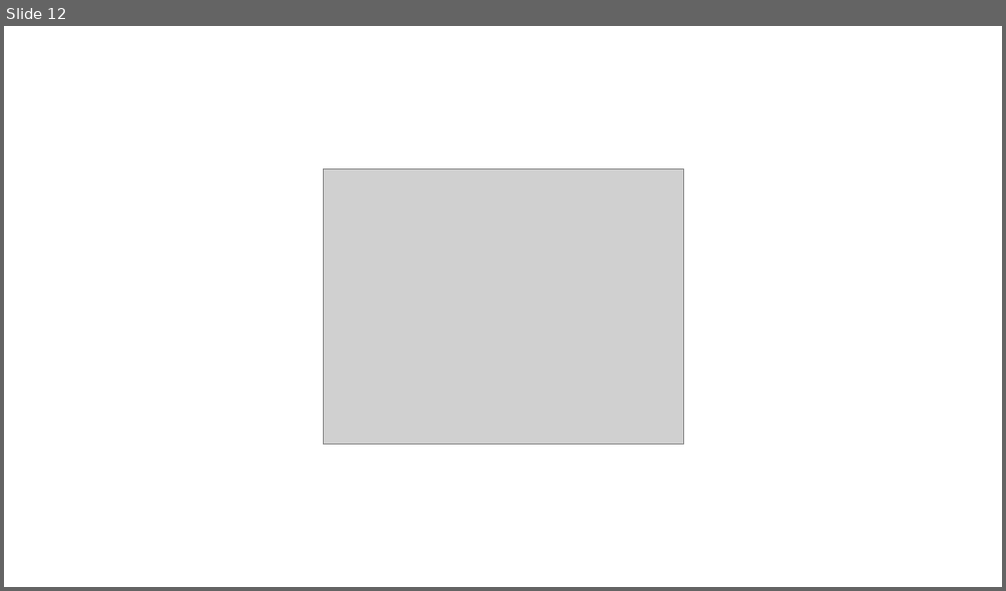
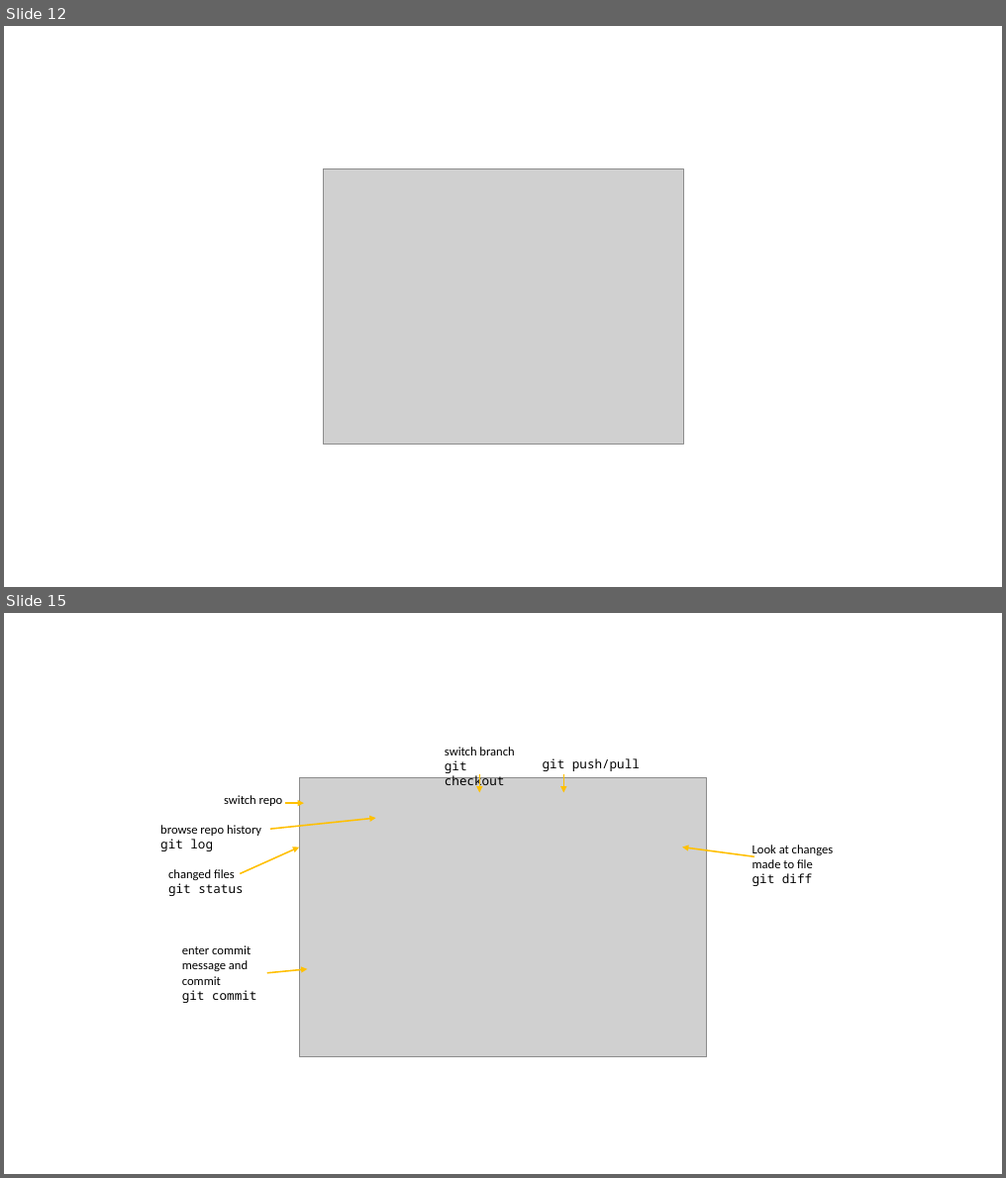
Before and after one commit to selinaZitrone/get-started-with-git, a slide deck: slides/img/images.pptx. Shown one above the other, each under a label of ours: slide 12 before the commit, slides 12 and 15 after it; the slides between them are not shown. The pictures are 1006x591 and 1006x1178 pixels, drawn with LibreOffice and Linux fonts; fonts in the diff are those of the drawing; grey boxes stand for pictures. Boxes give left, top, right and bottom in pixels: in the first picture for what was removed or moved away, otherwise in the second. Text is boxed around its words. In the diff, an @@ line names an element or a change of style, - is before the commit and + after.

```diff
--- a/slides/img/images.pptx
+++ b/slides/img/images.pptx
@@ slide 15 added at [4, 613, 1002, 1174], background #FFFFFF @@
@@ text added at [445, 747, 514, 789], 12 pt, text #000000 @@
+switch branch
+git checkout
@@ text added at [543, 759, 640, 771], 12 pt, text #000000 @@
+git push/pull
@@ picture added at [299, 777, 707, 1058] @@
@@ arrow added from (479, 774) to (479, 792), #FFC000 1.5 pt @@
@@ arrow added from (564, 774) to (564, 792), #FFC000 1.5 pt @@
@@ text added at [224, 795, 283, 806], 12 pt, text #000000 @@
+switch repo
@@ arrow added from (270, 830) to (376, 818), #FFC000 1.5 pt @@
@@ arrow added from (285, 803) to (304, 803), #FFC000 1.5 pt @@
@@ text added at [160, 825, 261, 852], 12 pt, text #000000 @@
+browse repo history
+git log
@@ arrow added from (240, 874) to (299, 848), #FFC000 1.5 pt @@
@@ arrow added from (754, 858) to (682, 848), #FFC000 1.5 pt @@
@@ text added at [752, 845, 834, 886], 12 pt, text #000000 @@
+Look at changes made to file
+git diff
@@ text added at [168, 869, 243, 896], 12 pt, text #000000 @@
+changed files
+git status
@@ text added at [182, 946, 256, 1003], 12 pt, text #000000 @@
+enter commit message and commit
+git commit
@@ arrow added from (267, 973) to (307, 969), #FFC000 1.5 pt @@
```
Also in this commit, not shown: 2 slides changed, 2 other slides added, 7 other files.
